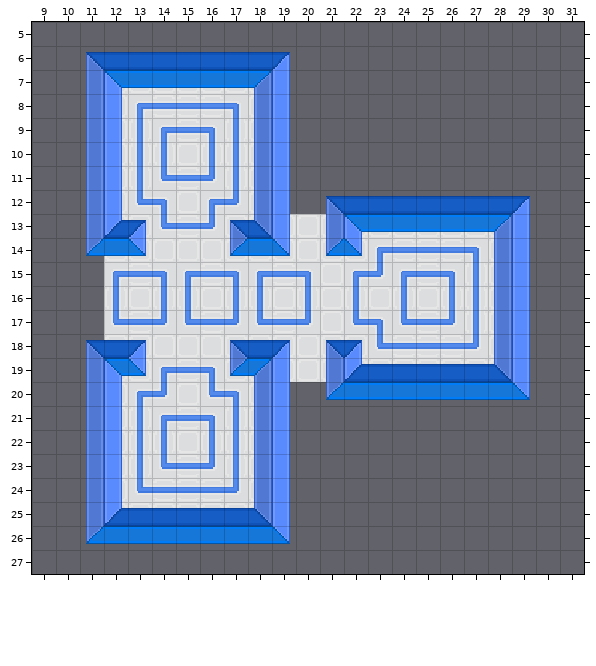
Tiled map -- assets/data/main.tmx. This is how it looked before the edit.
Cells are 16x16 px. Shown: x 9..31, y 5..27.
New version:
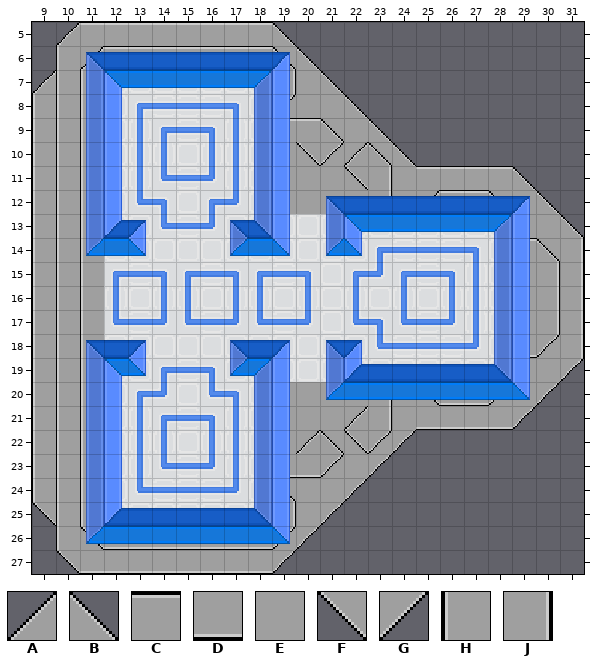
Key: from "Station": A 26, B 27, C 28, D 29, E 30, F 34, G 35, H 36, J 37.
_ is an empty cell.
Tiles of an added or newly shown layer are drawn over the layers below it.
The exact change:
Layer "Wings" (added):
Tile A is added in row 5 at x 10; in row 7 at x 9.
Tile B is added in row 5 at x 19; in row 6 at x 20; in row 7 at x 21; in row 8 at x 22; in row 9 at x 23; in row 10 at x 24.
Tile B is added in row 11 at x 29; in row 12 at x 30; in row 13 at x 31.
Tile C is added in row 5 at x 11 to 18; in row 11 at x 25 to 28.
Tile D is added in row 21 at x 25 to 28; in row 27 at x 11 to 18.
Tile E is added in row 6 at x 11 and 19; in row 7 at x 20; in row 8 at x 19 to 21; in row 9 at x 21 to 22; in row 10 at x 19 to 23; in row 11 at x 19 to 22 and 24.
Tile E is added in row 12 at x 19 to 22, 24 to 25 and 28 to 29; in row 13 at x 29 to 30; in row 14 at x 30; in rows 15 to 17 at x 29; in row 18 at x 30; in row 19 at x 29 to 30.
Tile E is added in row 20 at x 19 to 22, 24 to 25 and 28 to 29; in row 21 at x 19 to 22 and 24; in row 22 at x 19 to 23; in row 23 at x 21 to 22; in row 24 at x 19 to 21; in row 25 at x 20.
Tile E is added in row 26 at x 11 and 19.
Tile F is added in row 25 at x 9; in row 27 at x 10.
Tile G is added in row 19 at x 31; in row 20 at x 30; in row 21 at x 29; in row 22 at x 24; in row 23 at x 23; in row 24 at x 22.
Tile G is added in row 25 at x 21; in row 26 at x 20; in row 27 at x 19.
Tile H is added in rows 6 to 7 at x 10; in rows 8 to 24 at x 9 to 10; in rows 25 to 26 at x 10.
Tile J is added in rows 14 to 18 at x 31.
Layer "Details" (added):
Tile A is added in row 6 at x 11; in row 10 at x 22; in row 12 at x 25; in row 21 at x 22; in row 22 at x 20.
Tile B is added in row 6 at x 19; in row 9 at x 21; in row 10 at x 23; in row 12 at x 28; in row 14 at x 30; in row 22 at x 21.
Tile B is added in row 24 at x 19.
Tile C is added in row 6 at x 12 to 18; in row 9 at x 19 to 20; in row 12 at x 26 to 27; in row 14 at x 29.
Tile D is added in row 18 at x 29; in row 20 at x 26 to 27; in row 23 at x 19 to 20; in row 26 at x 12 to 18.
Tile F is added in row 10 at x 20; in row 11 at x 22; in row 20 at x 25; in row 22 at x 22; in row 26 at x 11.
Tile G is added in row 8 at x 19; in row 10 at x 21; in row 18 at x 30; in row 20 at x 28; in row 22 at x 23; in row 23 at x 21.
Tile G is added in row 26 at x 19.
Tile H is added in rows 7 to 25 at x 11.
Tile J is added in row 7 at x 19; in rows 11 to 12 at x 23; in rows 15 to 17 at x 30; in rows 20 to 21 at x 23; in row 25 at x 19.
Boxes around the changes in both pictures, in picture pixels (x1, y1, x2, y2):
added: (32, 22, 584, 574)
